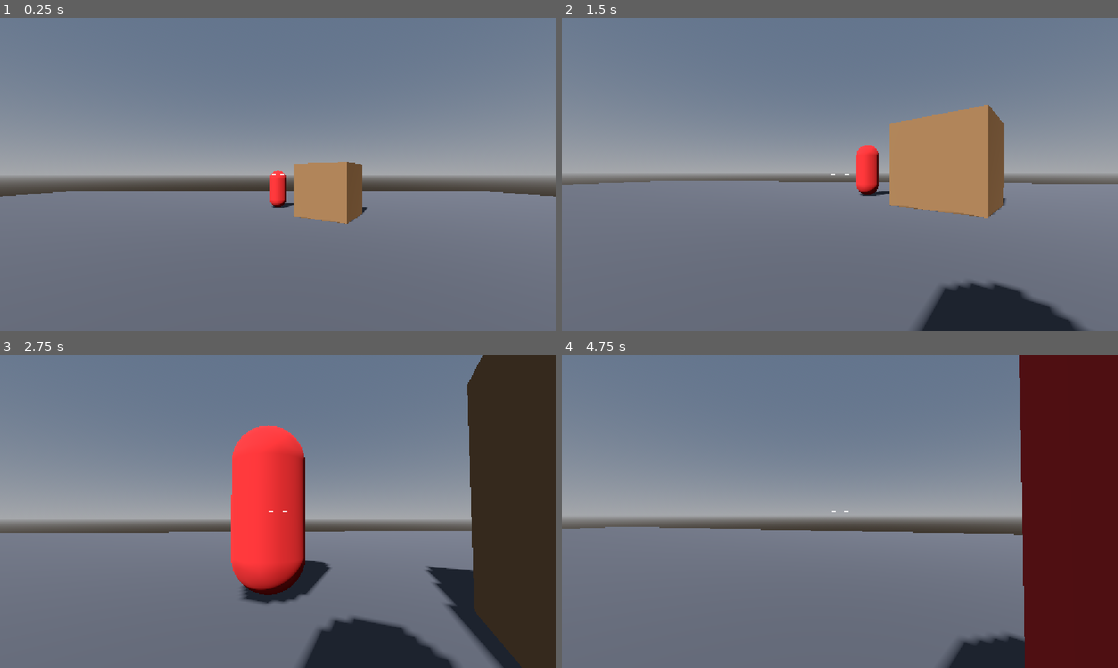
Above: before the commit, frames 1-4 (two rows, left to right).
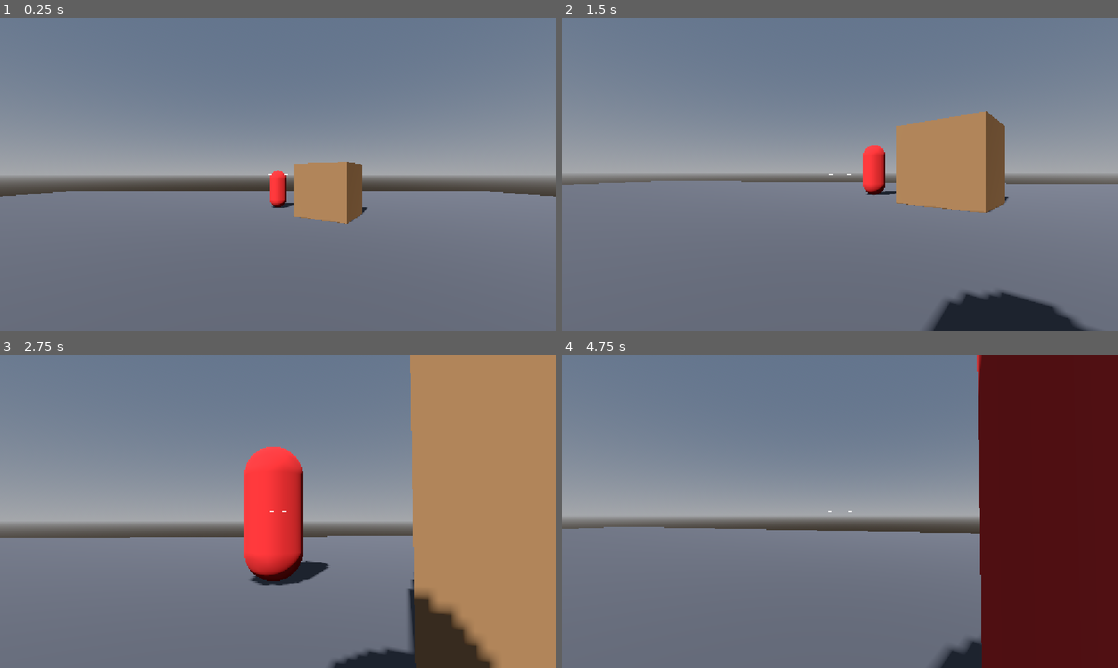
Above: after the commit, the same moments.

Repository: rcorre/exo
Game: Godot game, scene res://world/test_arena.tscn
The game is run twice, just before and just after one commit, with the same random seed, the same clock (stepped at 60 frames per second) and the same inputs.
Inputs (mouse positions are in pixels of both pictures, inside the frame that each line leads up to):
- Up to frame 1 (0.25 s): no input
- Up to frame 2 (1.5 s): tap Enter at 0.5 s; move the mouse to (867, 174) at 0.52 s; hold C (crouch) 0.53-1.28 s; hold W (move_forward) from 0.53 s (still down); right-click (867, 174) at 0.8 s; move the mouse to (812, 174) at 1.27 s; right-click (812, 174) at 1.35 s
- Up to frame 3 (2.75 s): keep holding W (move_forward); tap C (crouch) at 1.55 s; move the mouse to (289, 505) at 2.02 s; hold C (crouch) from 2.03 s (still down); right-click (289, 505) at 2.3 s
- Up to frame 4 (4.75 s): keep holding W (move_forward); move the mouse to (834, 517) at 2.77 s; release C (crouch) at 2.78 s; click (834, 517) at 2.85 s; tap C (crouch) at 3.05, 4.35 s; move the mouse to (878, 514) at 3.52 s; hold Right mouse button (aim, bound only after the commit) 3.53-4.28 s; tap Space at 4.25 s; move the mouse to (795, 508) at 4.27 s

The runs differ from the first frame. In frame 1, less than 0.1% of the frame differs, in the area x 48-52%, y 49-51%; in frame 2, 2.7%; in frame 3, 34%, in the area x 0-100%, y 0-100%; in frame 4, 7.8%.

Commit message:
Aim.

Diff:
--- a/player/player.gd
+++ b/player/player.gd
@@ -8,10 +8,14 @@
 const CROUCH_HEIGHT_MULT := 0.5
 const CROUCH_SPEED_MULT := 0.5
 const CROUCH_TRANSITION_SPEED := 8.0
+const AIM_SPEED_MULT := 0.5
+const AIM_SPREAD_MULT := 0.4
+const AIM_ZOOM_MULT := 1.25
+const AIM_TRANSITION_SPEED := 5.0
 const FIRE_RANGE := 100.0
 const FIRE_DAMAGE := 25
 
-const BASE_SPREAD_DEG := 0.5
+const BASE_SPREAD_DEG := 3.0
 const MAX_SPREAD_DEG := 8.0
 const MOVE_BLOOM_DEG := 4.0
 const FIRE_BLOOM_DEG := 3.0
@@ -26,12 +30,16 @@
 var gravity: float = ProjectSettings.get_setting("physics/3d/default_gravity")
 var recoil_bloom_deg: float = 0.0
 var is_crouched: bool = false
+var is_aiming: bool = false
+var aim_progress: float = 0.0
 
 var _stand_head_y: float
+var _base_fov: float
 
 func _ready() -> void:
 	Input.mouse_mode = Input.MOUSE_MODE_CAPTURED
 	_stand_head_y = head.position.y
+	_base_fov = camera.fov
 
 func _unhandled_input(event: InputEvent) -> void:
 	if event is InputEventMouseMotion and Input.mouse_mode == Input.MOUSE_MODE_CAPTURED:
@@ -47,6 +55,8 @@
 			Input.mouse_mode = Input.MOUSE_MODE_CAPTURED
 		elif event.is_action_pressed("fire"):
 			_fire()
+		elif event.is_action_pressed("aim"):
+			is_aiming = not is_aiming
 
 func _fire() -> void:
 	var basis := camera.global_transform.basis
@@ -82,7 +92,9 @@
 func _current_spread_deg() -> float:
 	var horizontal_speed := Vector2(velocity.x, velocity.z).length()
 	var move_bloom: float = MOVE_BLOOM_DEG * clamp(horizontal_speed / SPEED, 0.0, 1.0)
-	return clamp(BASE_SPREAD_DEG + move_bloom + recoil_bloom_deg, BASE_SPREAD_DEG, MAX_SPREAD_DEG)
+	var spread_deg := BASE_SPREAD_DEG + move_bloom + recoil_bloom_deg
+	spread_deg *= lerp(1.0, AIM_SPREAD_MULT, aim_progress)
+	return clamp(spread_deg, 0.0, MAX_SPREAD_DEG)
 
 func _physics_process(delta: float) -> void:
 	if not is_on_floor():
@@ -91,7 +103,11 @@
 	var input_dir := Input.get_vector("move_left", "move_right", "move_forward", "move_back")
 	var direction := (transform.basis * Vector3(input_dir.x, 0.0, input_dir.y)).normalized()
 
-	var speed := SPEED * CROUCH_SPEED_MULT if is_crouched else SPEED
+	var speed := SPEED
+	if is_crouched:
+		speed *= CROUCH_SPEED_MULT
+	if is_aiming:
+		speed *= AIM_SPEED_MULT
 	var target_velocity := direction * speed
 	var horizontal_velocity := Vector3(velocity.x, 0.0, velocity.z)
 	var accel_rate := ACCEL if direction.length_squared() > 0.0 else DECEL
@@ -105,5 +121,8 @@
 	var target_head_y := _stand_head_y * CROUCH_HEIGHT_MULT if is_crouched else _stand_head_y
 	head.position.y = move_toward(head.position.y, target_head_y, CROUCH_TRANSITION_SPEED * delta)
 
+	aim_progress = move_toward(aim_progress, 1.0 if is_aiming else 0.0, AIM_TRANSITION_SPEED * delta)
+	camera.fov = lerp(_base_fov, _base_fov / AIM_ZOOM_MULT, aim_progress)
+
 	recoil_bloom_deg = move_toward(recoil_bloom_deg, 0.0, BLOOM_DECAY_DEG * delta)
-	reticle.spread_ratio = (_current_spread_deg() - BASE_SPREAD_DEG) / (MAX_SPREAD_DEG - BASE_SPREAD_DEG)
+	reticle.spread_ratio = _current_spread_deg() / MAX_SPREAD_DEG
--- a/project.godot
+++ b/project.godot
@@ -56,6 +56,11 @@
 "events": [Object(InputEventKey,"resource_local_to_scene":false,"resource_name":"","device":-1,"window_id":0,"alt_press …(190 unchanged characters)…
 ]
 }
+aim={
+"deadzone": 0.5,
+"events": [Object(InputEventMouseButton,"resource_local_to_scene":false,"resource_name":"","device":-1,"window_id":0,"button_mask":0,"position":Vector2(0, 0),"global_position":Vector2(0, 0),"factor":1.0,"button_index":2,"canceled":false,"pressed":false,"double_click":false,"script":null)
+]
+}
 
 [display]
 
